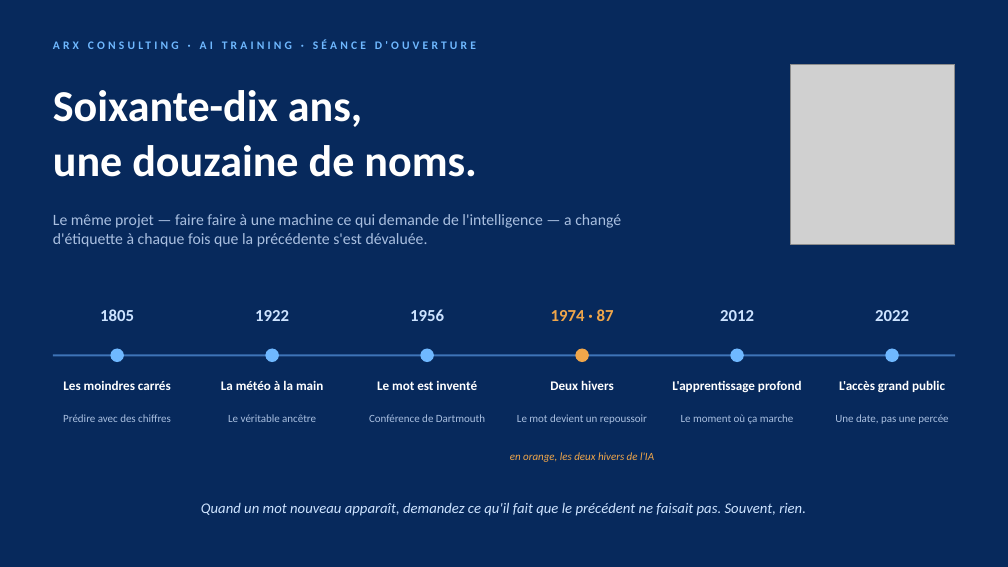
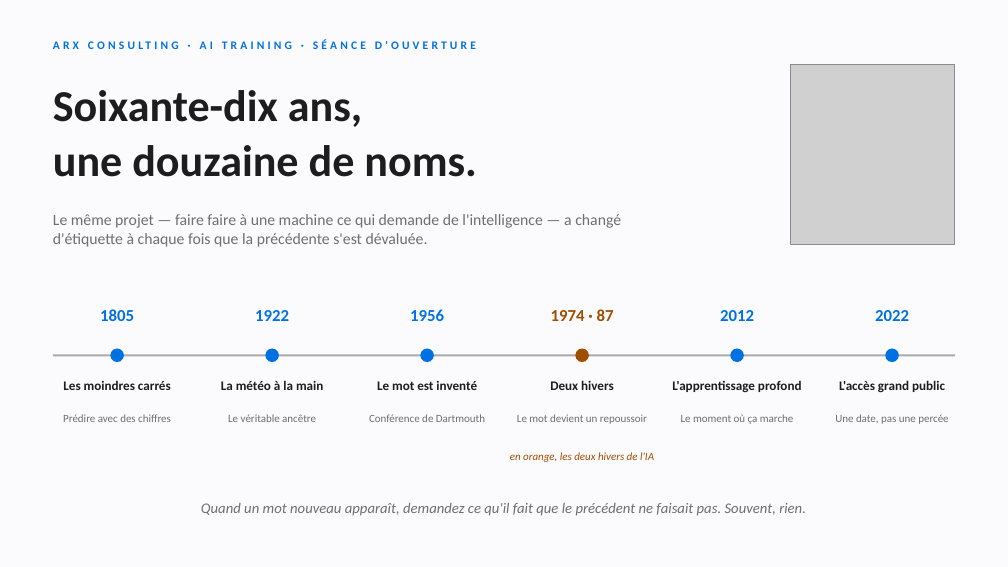
Before and after one commit to benoit-sigwald/training, a slide deck: slide 1 of slides/Genese-de-l-IA.pptx. Drawn at 1008x567 pixels with LibreOffice and Linux fonts; fonts in the diff are those of the drawing; grey boxes stand for pictures. Boxes give left, top, right and bottom in pixels: in the first picture for what was removed or moved away, otherwise in the second. Text is boxed around its words. In the diff, an @@ line names an element or a change of style, - is before the commit and + after.

```diff
--- a/slides/Genese-de-l-IA.pptx
+++ b/slides/Genese-de-l-IA.pptx
@@ background #07295C to #FBFBFD @@
@@ text "ARX CONSULTING · AI TRAINING ..." at box(375, 41, 382, 49): text colour #6FB8FF to #0071E3 @@
@@ text "1974 · 87" at box(551, 309, 614, 321): text colour #F0A64A to #A04E00 @@
@@ text colour #CDE3FF to #0071E3 in 5 elements at box(100, 309, 134, 321), box(255, 310, 289, 321), box(410, 309, 444, 321), box(720, 310, 754, 321), box(875, 310, 909, 321) @@
@@ line (53, 355) - (955, 355): stroke #3E74B8 2 pt to #A9A9AF 2 pt @@
@@ ellipse at box(575, 349, 589, 362): fill #F0A64A to #A04E00 @@
@@ fill #6FB8FF to #0071E3 in 5 elements at box(110, 349, 124, 362), box(265, 349, 279, 362), box(420, 349, 434, 362), box(730, 349, 744, 362), box(885, 349, 899, 362) @@
@@ text colour #FFFFFF to #1D1D1F in 7 elements at box(53, 90, 477, 177), box(63, 380, 171, 390), box(221, 380, 323, 390), box(377, 381, 477, 390), box(550, 380, 614, 390), box(672, 380, 802, 392), box(839, 380, 945, 393) @@
@@ text colour #A9BFE0 to #6E6E73 in 7 elements at box(53, 214, 621, 247), box(63, 414, 171, 422), box(228, 414, 316, 422), box(369, 414, 485, 422), box(517, 414, 647, 424), box(681, 414, 794, 424), box(835, 414, 948, 424) @@
@@ text "en orange, les deux hivers ..." at box(510, 452, 654, 462): text colour #F0A64A to #A04E00 @@
@@ text "Quand un mot nouveau apparaît, ..." at box(201, 503, 806, 516): text colour #CDE3FF to #6E6E73 @@
```
Also in this commit, not shown: 5 other slides changed, 3 other files.
